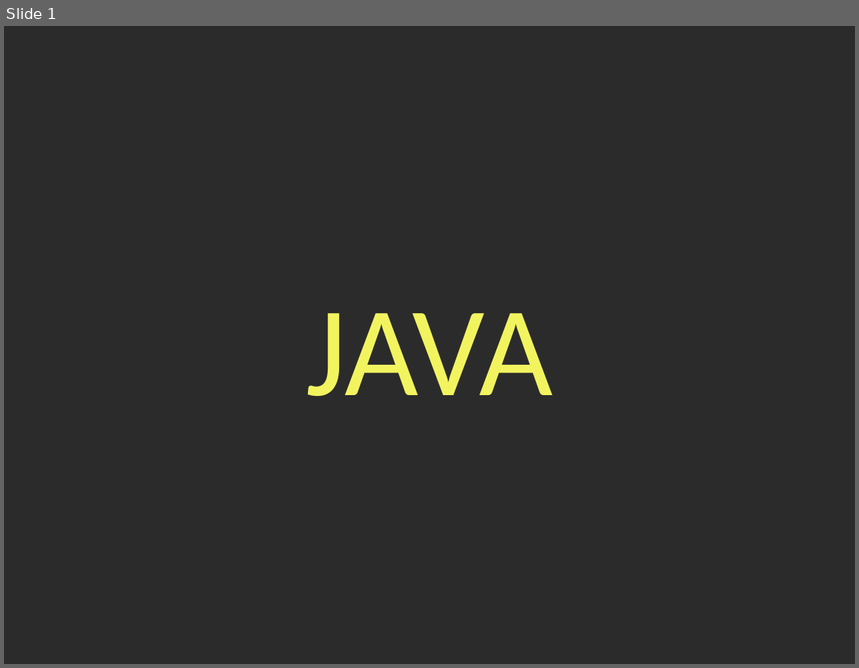
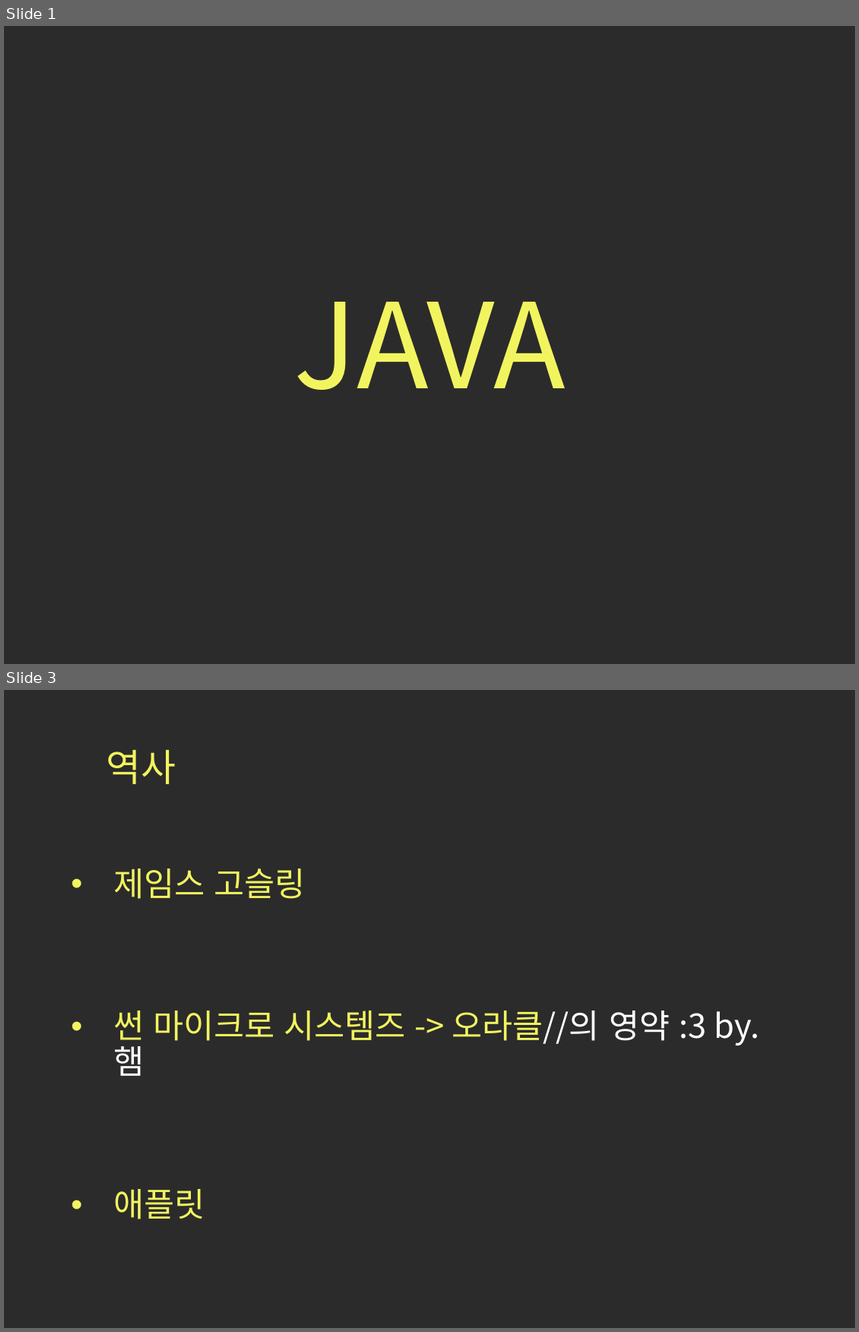
Before and after one commit to bamtoll09/Java_Education, a slide deck: 1장_자바.pptx. Shown one above the other, each under a label of ours: slide 1 before the commit, slides 1 and 3 after it; the slides between them are not shown. The pictures are 859x668 and 859x1332 pixels, drawn with LibreOffice and Linux fonts; fonts in the diff are those of the drawing; background and template pictures are left out; a plain dark background stands for a picture behind light text. Boxes give left, top, right and bottom in pixels: in the first picture for what was removed or moved away, otherwise in the second. Text is boxed around its words. In the diff, an @@ line names an element or a change of style, - is before the commit and + after.

```diff
--- a/1장_자바.pptx
+++ b/1장_자바.pptx
@@ slide 3 added at [4, 690, 855, 1328], background picture (left out) @@
@@ title added at [107, 750, 177, 784], 32 pt, text #F2F45F @@
+역사
@@ text added at [113, 869, 759, 1220], 28 pt, text #F2F45F @@
+• 제임스 고슬링
+• 썬 마이크로 시스템즈 -> 오라클//의 영약 :3 by.햄
+• 애플릿
@@ slide 1 changed as well @@
@@ title "JAVA": place and size @@
-title "JAVA" at [306, 313, 553, 396]
+title "JAVA" at [294, 302, 565, 390]
@@ title "JAVA" at [294, 302, 565, 390]: size 108 to 100 pt, font Calibri to Noto Sans CJK KR; line spacing 1 to 0.9; vertical alignment top to middle @@
```
Also in this commit, not shown: 8 other slides added, 1 slide removed, 2 other files.
